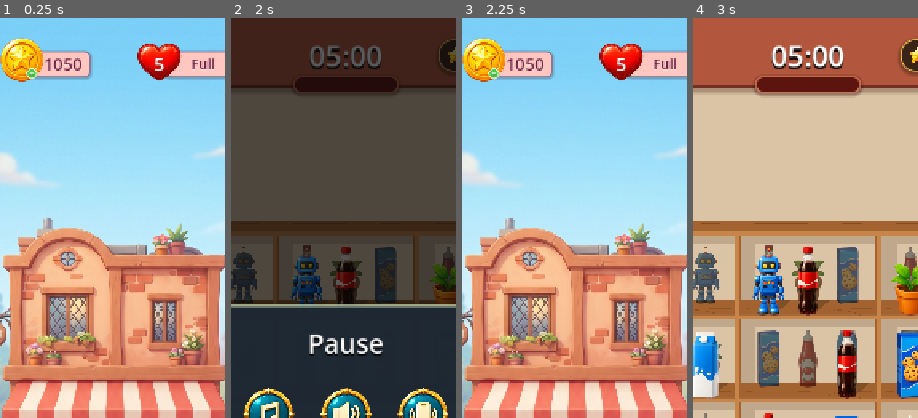
Above: before the commit, frames 1-4 (left to right).
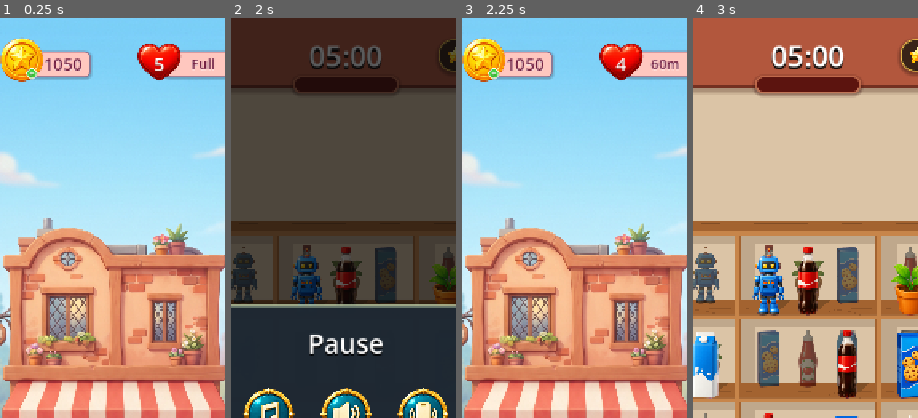
Above: after the commit, the same moments.

Repository: vladeque/sorting-puzzle
Game: Godot game, scene res://scenes/main_menu.tscn
Two runs of this game, one before a commit and one after it. Both use one fixed random seed, a clock stepped at 60 frames per second and the inputs below.
Inputs:
- Up to frame 1 (0.25 s): no input
- Up to frame 2 (2 s): click "Level 1" at 0.5 s; click "II" at 1.25 s
- Up to frame 3 (2.25 s): click "Leave" at 2 s
- Up to frame 4 (3 s): click "Level 1" at 2.75 s
The pictures show only the part of the screen within x 24-74%, y 0-50%; the shares and areas given below are measured in that part.

Frames 1-2 are identical in both runs. In frame 3, 0.4% of the frame differs, in the area x 68-97%, y 10-14%; in frame 4, nothing differs.

Commit message:
Add campaign lives refill system

Diff:
--- a/scripts/level.gd
+++ b/scripts/level.gd
@@ -134,6 +134,7 @@
 var _level_completed := false
 var _level_paused := false
 var _returning_to_menu := false
+var _life_spent_for_run := false
 var _highlight_timer := 0.0
 var _combo_count := 0
 var _combo_time_remaining := 0.0
@@ -643,6 +644,7 @@
 	_level_failed = false
 	_level_completed = false
 	_level_paused = false
+	_life_spent_for_run = false
 	_triples_cleared = 0
 	_stars = 0
 	_reset_combo()
@@ -1483,6 +1485,7 @@
 func _fail_level() -> void:
 	_level_failed = true
 	_level_paused = false
+	_spend_campaign_life_for_run()
 	_reset_combo()
 	_clear_selected_item()
 	_set_moving_shelf_rows_paused(true)
@@ -1583,6 +1586,15 @@
 	return FileAccess.file_exists(LEVEL_CONFIG_TEMPLATE % level_number)
 
 
+func _spend_campaign_life_for_run() -> void:
+	if launched_from_dev_mode or _life_spent_for_run:
+		return
+
+	_life_spent_for_run = true
+	if not PlayerProgress.spend_life():
+		push_warning("Could not spend campaign life for level %d." % selected_level)
+
+
 func _setup_pause_menu_buttons() -> void:
 	_pause_menu_button.pressed.connect(_on_pause_menu_button_pressed)
 	_leave_button.pressed.connect(_on_pause_menu_leave_pressed)
@@ -1645,6 +1657,7 @@
 
 
 func _on_pause_menu_leave_pressed() -> void:
+	_spend_campaign_life_for_run()
 	_return_to_main_menu()
 
 
--- a/scripts/main_menu.gd
+++ b/scripts/main_menu.gd
@@ -13,6 +13,7 @@
 
 func _ready() -> void:
 	PlayerProgress.load_progress()
+	PlayerProgress.refresh_lives()
 	_play_button.pressed.connect(_launch_campaign_level)
 	_update_campaign_progress()
 	_populate_level_selector()
@@ -22,9 +23,14 @@
 	var current_level := PlayerProgress.get_current_level()
 	var has_level_to_play := current_level <= MAX_LEVEL and _level_config_exists(current_level)
 	if has_level_to_play:
-		_selector_label.text = "Level %d" % current_level
-		_play_button.text = "Play"
-		_play_button.disabled = false
+		if PlayerProgress.get_lives() <= 0:
+			_selector_label.text = "Level %d" % current_level
+			_play_button.text = "No Lives"
+			_play_button.disabled = true
+		else:
+			_selector_label.text = "Level %d" % current_level
+			_play_button.text = "Play"
+			_play_button.disabled = false
 	else:
 		_selector_label.text = "All Levels Complete"
 		_play_button.text = "Complete"
@@ -51,6 +57,11 @@
 
 
 func _launch_campaign_level() -> void:
+	PlayerProgress.refresh_lives()
+	if PlayerProgress.get_lives() <= 0:
+		_update_campaign_progress()
+		return
+
 	var current_level := PlayerProgress.get_current_level()
 	if current_level > MAX_LEVEL or not _level_config_exists(current_level):
 		return
--- a/scripts/player_progress.gd
+++ b/scripts/player_progress.gd
@@ -14,6 +14,8 @@
 const ABILITY_HAMMER := "hammer"
 const ABILITY_SHUFFLE := "shuffle"
 const ABILITY_HIGHLIGHT := "highlight"
+const MAX_LIVES := 5
+const LIFE_RESTORE_SECONDS := 3600
 const DEFAULT_ABILITY_USES := {
 	ABILITY_HAMMER: 3,
 	ABILITY_SHUFFLE: 3,
@@ -38,6 +40,7 @@
 			loaded_data = {}
 
 		_data = _sanitize_data(loaded_data)
+		refresh_lives()
 		return
 
 	push_warning("Could not load %s save: %s" % [_save_provider.get_provider_name(), result.get("error", "")])
@@ -65,6 +68,47 @@
 		return DEFAULT_ABILITY_USES.duplicate()
 
 	return ability_uses.duplicate()
+
+
+func get_lives() -> int:
+	refresh_lives()
+	return int(_data.get("lives", MAX_LIVES))
+
+
+func get_max_lives() -> int:
+	return MAX_LIVES
+
+
+func get_next_life_restore_seconds_remaining() -> int:
+	refresh_lives()
+	if get_lives() >= MAX_LIVES:
+		return 0
+
+	var next_restore_unix := int(_data.get("next_life_restore_unix", 0))
+	if next_restore_unix <= 0:
+		return LIFE_RESTORE_SECONDS
+
+	var now_unix := int(Time.get_unix_time_from_system())
+	return maxi(next_restore_unix - now_unix, 0)
+
+
+func refresh_lives() -> void:
+	if _refresh_lives_state():
+		save_progress()
+
+
+func spend_life() -> bool:
+	refresh_lives()
+	var lives := int(_data.get("lives", MAX_LIVES))
+	if lives <= 0:
+		return false
+
+	_data["lives"] = lives - 1
+	if int(_data.get("lives", 0)) < MAX_LIVES and int(_data.get("next_life_restore_unix", 0)) <= 0:
+		_data["next_life_restore_unix"] = int(Time.get_unix_time_from_system()) + LIFE_RESTORE_SECONDS
+
+	save_progress()
+	return true
 
 
 func spend_ability(ability_id: StringName) -> bool:
@@ -109,6 +153,12 @@
 	sanitized["version"] = int(raw_data.get("version", SAVE_VERSION))
 	sanitized["current_level"] = maxi(int(raw_data.get("current_level", MIN_LEVEL)), MIN_LEVEL)
 	sanitized["highest_completed_level"] = maxi(int(raw_data.get("highest_completed_level", 0)), 0)
+	sanitized["lives"] = clampi(int(raw_data.get("lives", MAX_LIVES)), 0, MAX_LIVES)
+	sanitized["next_life_restore_unix"] = maxi(int(raw_data.get("next_life_restore_unix", 0)), 0)
+	if int(sanitized["lives"]) >= MAX_LIVES:
+		sanitized["next_life_restore_unix"] = 0
+	elif int(sanitized["next_life_restore_unix"]) <= 0:
+		sanitized["next_life_restore_unix"] = int(Time.get_unix_time_from_system()) + LIFE_RESTORE_SECONDS
 
 	var raw_ability_uses := raw_data.get("ability_uses", {}) as Dictionary
 	if raw_ability_uses != null:
@@ -124,8 +174,36 @@
 		"version": SAVE_VERSION,
 		"current_level": MIN_LEVEL,
 		"highest_completed_level": 0,
+		"lives": MAX_LIVES,
+		"next_life_restore_unix": 0,
 		"ability_uses": DEFAULT_ABILITY_USES.duplicate(),
 	}
+
+
+func _refresh_lives_state() -> bool:
+	var current_lives := clampi(int(_data.get("lives", MAX_LIVES)), 0, MAX_LIVES)
+	var next_restore_unix := maxi(int(_data.get("next_life_restore_unix", 0)), 0)
+	var original_lives := current_lives
+	var original_next_restore_unix := next_restore_unix
+
+	if current_lives >= MAX_LIVES:
+		next_restore_unix = 0
+	else:
+		var now_unix := int(Time.get_unix_time_from_system())
+		if next_restore_unix <= 0:
+			next_restore_unix = now_unix + LIFE_RESTORE_SECONDS
+		elif next_restore_unix <= now_unix:
+			var elapsed_after_next_restore := now_unix - next_restore_unix
+			var restored_lives := 1 + floori(float(elapsed_after_next_restore) / float(LIFE_RESTORE_SECONDS))
+			current_lives = mini(current_lives + restored_lives, MAX_LIVES)
+			if current_lives >= MAX_LIVES:
+				next_restore_unix = 0
+			else:
+				next_restore_unix += restored_lives * LIFE_RESTORE_SECONDS
+
+	_data["lives"] = current_lives
+	_data["next_life_restore_unix"] = next_restore_unix
+	return current_lives != original_lives or next_restore_unix != original_next_restore_unix
 
 
 func _ensure_save_provider() -> void:
--- a/scripts/production_main_menu.gd
+++ b/scripts/production_main_menu.gd
@@ -11,18 +11,35 @@
 const BOTTOM_MARGIN := 52.0
 const SIDE_MARGIN := 48.0
 const LEVEL_BUTTON_MAX_WIDTH := 420.0
+const LIFE_STATUS_REFRESH_SECONDS := 1.0
 
 @onready var _top_status_bar := %TopStatusBar as MarginContainer
 @onready var _bottom_bar := %BottomBar as MarginContainer
 @onready var _level_button := %LevelButton as Button
+@onready var _life_count_label := %TopStatusBar.get_node("MainMenuTopStatus/LivesWidget/LifeCount") as Label
+@onready var _life_status_label := %TopStatusBar.get_node("MainMenuTopStatus/LivesWidget/LifeStatus") as Label
+
+var _life_status_refresh_time := 0.0
 
 
 func _ready() -> void:
 	PlayerProgress.load_progress()
+	PlayerProgress.refresh_lives()
 	_level_button.pressed.connect(_launch_campaign_level)
 	get_viewport().size_changed.connect(_apply_responsive_layout)
+	_update_lives_status()
 	_update_level_button()
 	_apply_responsive_layout()
+
+
+func _process(delta: float) -> void:
+	_life_status_refresh_time += delta
+	if _life_status_refresh_time < LIFE_STATUS_REFRESH_SECONDS:
+		return
+
+	_life_status_refresh_time = 0.0
+	_update_lives_status()
+	_update_level_button()
 
 
 func _apply_responsive_layout() -> void:
@@ -78,14 +95,41 @@
 	var current_level := PlayerProgress.get_current_level()
 	var has_level_to_play := current_level >= MIN_LEVEL and current_level <= MAX_LEVEL and _level_config_exists(current_level)
 	if has_level_to_play:
-		_level_button.text = "Level %d" % current_level
-		_level_button.disabled = false
+		if PlayerProgress.get_lives() <= 0:
+			_level_button.text = "No Lives"
+			_level_button.disabled = true
+		else:
+			_level_button.text = "Level %d" % current_level
+			_level_button.disabled = false
 	else:
 		_level_button.text = "Complete"
 		_level_button.disabled = true
 
 
+func _update_lives_status() -> void:
+	var lives := PlayerProgress.get_lives()
+	if _life_count_label != null:
+		_life_count_label.text = str(lives)
+
+	if _life_status_label == null:
+		return
+
+	if lives >= PlayerProgress.get_max_lives():
+		_life_status_label.text = "Full"
+		return
+
+	var seconds_remaining := PlayerProgress.get_next_life_restore_seconds_remaining()
+	var minutes_remaining := maxi(ceili(float(seconds_remaining) / 60.0), 1)
+	_life_status_label.text = "%dm" % minutes_remaining
+
+
 func _launch_campaign_level() -> void:
+	PlayerProgress.refresh_lives()
+	if PlayerProgress.get_lives() <= 0:
+		_update_lives_status()
+		_update_level_button()
+		return
+
 	var current_level := PlayerProgress.get_current_level()
 	if current_level < MIN_LEVEL or current_level > MAX_LEVEL or not _level_config_exists(current_level):
 		return
Not shown, changed: docs/CLOUD_SAVE.md
Not shown, changed: docs/CONFIGS.md
Not shown, changed: docs/PROJECT_MAP.md
Not shown, changed: docs/SCENES.md
Not shown, changed: docs/SCRIPTS.md
